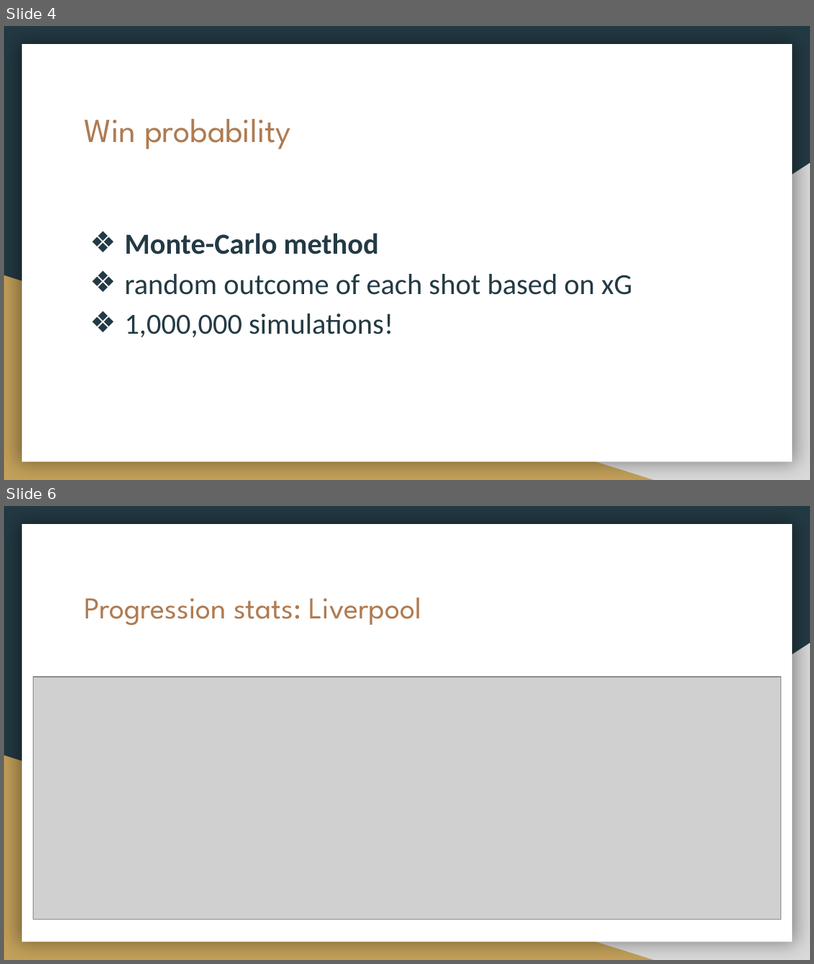
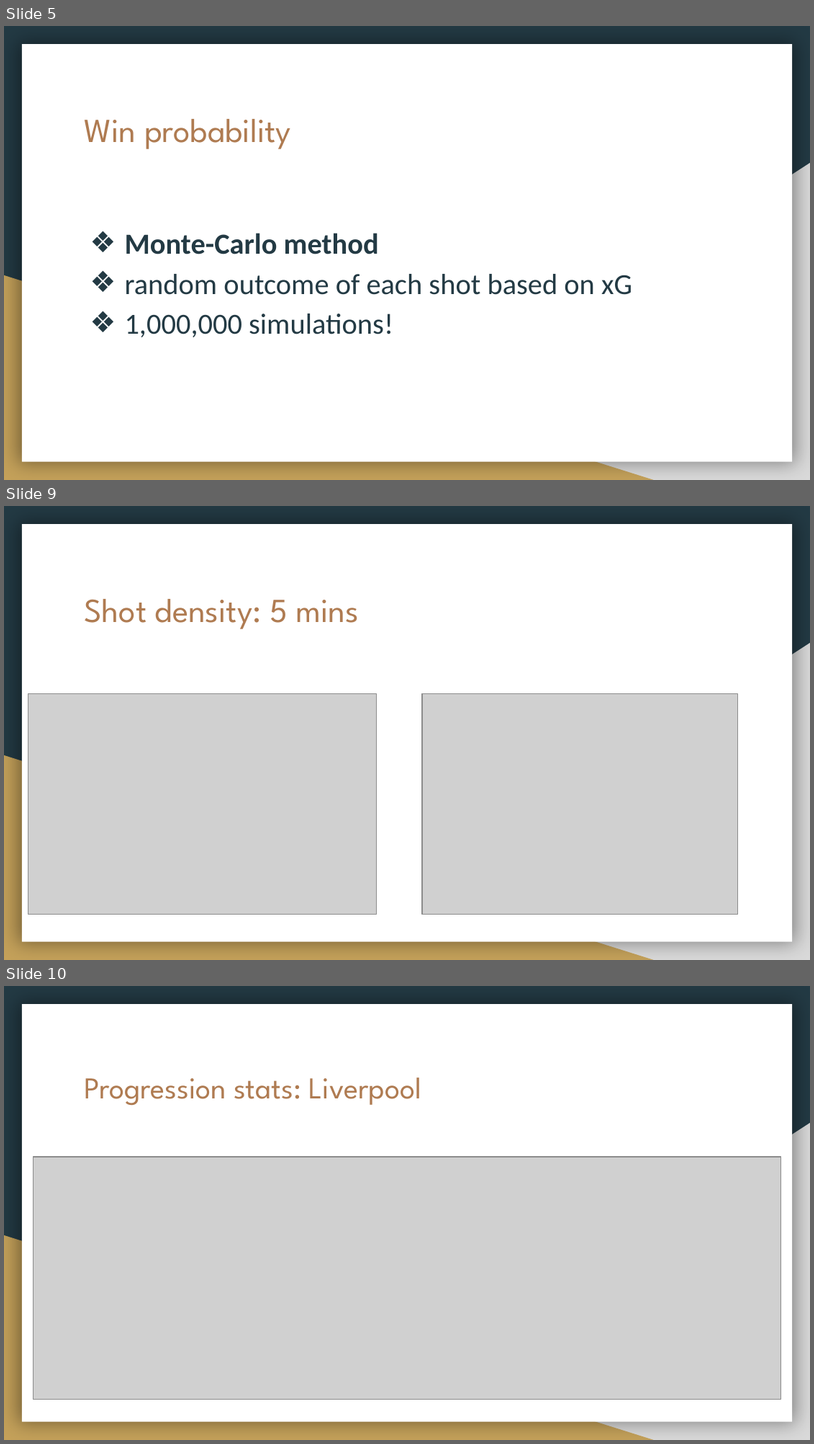
Before and after one commit to Football-Analytics-UCU/Liverpool, a slide deck: match report.pptx. Shown one above the other, each under a label of ours: slides 4 and 6 before the commit, slides 5, 9 and 10 after it; the slides between them are not shown. The pictures are 814x964 and 814x1444 pixels, drawn with LibreOffice and Linux fonts; fonts in the diff are those of the drawing; grey boxes stand for pictures. Boxes give left, top, right and bottom in pixels: in the first picture for what was removed or moved away, otherwise in the second. Text is boxed around its words. In the diff, an @@ line names an element or a change of style, - is before the commit and + after.

```diff
--- a/match report.pptx
+++ b/match report.pptx
@@ slide 9 added at (4,506,810,960), background #233A44; not listed: 3 template elements that a slide beside it also shows @@
@@ title added at (85,599,359,629), 30 pt, text #AF7B51 @@
+Shot density: 5 mins
@@ picture added at (28,694,376,914) @@
@@ picture added at (422,694,738,914) @@
@@ what was slide 4 is now slide 5 @@
@@ what was slide 6 is now slide 10 @@
```
Also in this commit, not shown: 5 other slides added, 4 slides removed, 5 other files.
